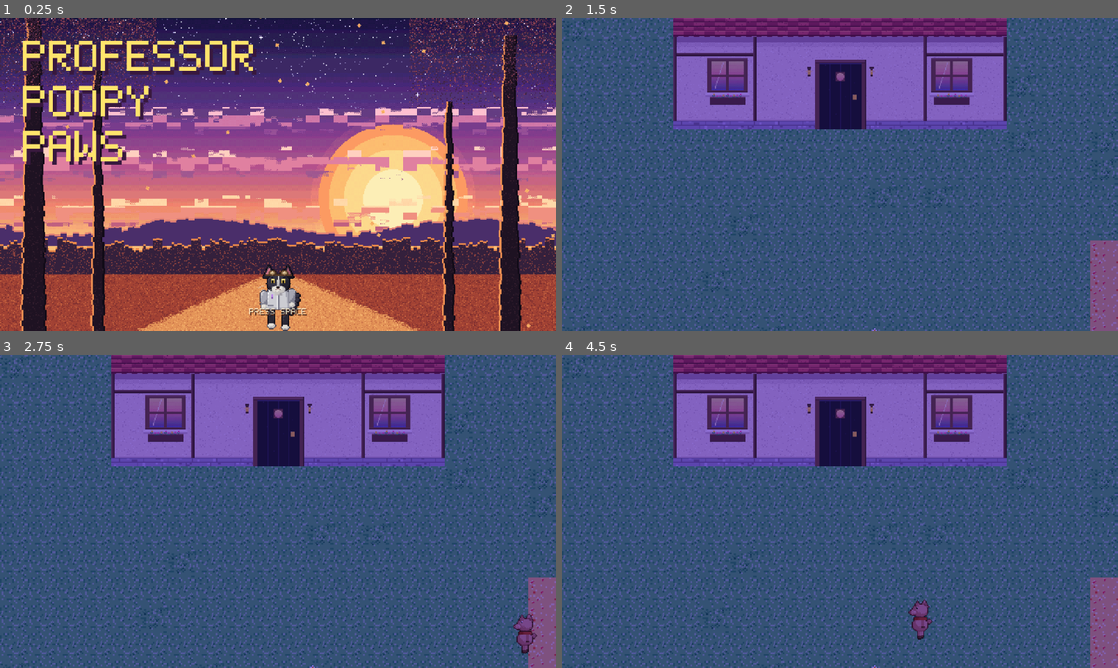
Above: before the commit, frames 1-4 (two rows, left to right).
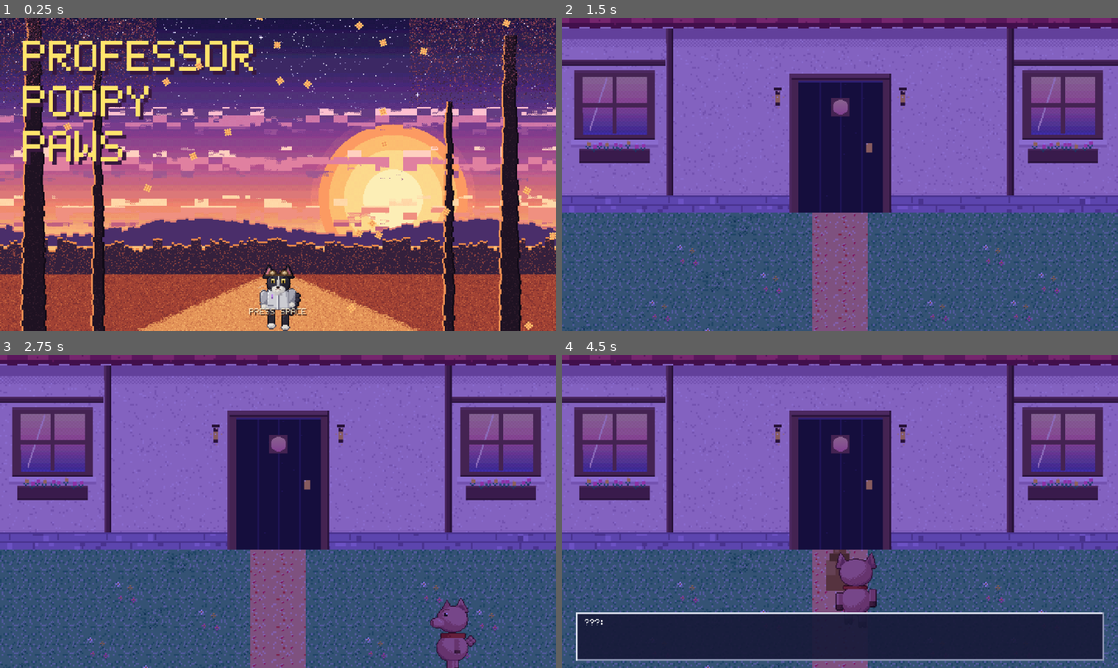
Above: after the commit, the same moments.

Repository: tcober/ProfessorPoopyPawsGodot
Game: Godot game, scene res://scene/title.tscn
Two runs of this game, one before a commit and one after it. Both use one fixed random seed, a clock stepped at 60 frames per second and the inputs below.
Inputs:
- Up to frame 1 (0.25 s): no input
- Up to frame 2 (1.5 s): tap Space at 0.5 s; hold D (move_right) 0.53-1.28 s; hold J (attack) 0.53-1.28 s; tap K (jump) at 0.77, 1.07 s; tap Enter (ui_accept) at 0.8, 1.35 s; hold S (move_down) from 1.28 s (still down)
- Up to frame 3 (2.75 s): tap K (jump) at 1.52, 1.82 s; tap J (attack) at 1.55 s; tap Enter (ui_accept) at 2, 2.3 s; release S (move_down) at 2.03 s; hold D (move_right) from 2.03 s (still down); hold J (attack) from 2.03 s (still down)
- Up to frame 4 (4.5 s): release D (move_right) at 2.78 s; release J (attack) at 2.78 s; hold W (move_up) 2.78-3.53 s; tap Enter (ui_accept) at 2.85, 3.8, 4.35 s; tap K (jump) at 3.02, 3.32, 3.77, 4.07 s; tap J (attack) at 3.05 s; hold J (attack) 3.53-4.28 s; hold A (move_left) from 3.53 s (still down)

The runs differ from the first frame. In frame 1, 0.5% of the frame differs, in the area x 11-100%, y 0-100%; in frame 2, 56%; in frame 3, 58%; in frame 4, 69%, in the area x 0-100%, y 0-100%.

Commit message:
Art restart phase 4: cutscene stages at 2x — props, Schweinler, bedroom, title
- _gen_schweinler_sprites.py re-authored at 96px on _artlib/_palette (ramps
  moved to _palette.SCHWEINLER with violet-nudged darks); frames regions x2.
- _gen_intro_art.py at 2x: house_front 768x256 (door-centered overflow
  framing), school_front 896x320, poop bag 192x64, paw print 24x24, hall
  tiles 64px, chalkboard 448x144 (scale-2 chalk), podium 104x120, audience
  cats 320x80.
- _gen_bedroom_art.py at 2x: room reframed closer (interior 96,24-543,335,
  floor split y=168), bed 112x160 frames, bird 48px, nightstand 52x68,
  clock close-up 192x208; bird perch now (476,126).
- _gen_title.py: leaf particle 10x10; poster composition unchanged.
- Re-blocked intro_house (house at door-bottom y=224, yard repainted 20x12
  at TILE 32, walk targets/speeds x2), intro_hall (wall band 160, podium/
  audience/prints re-staged), intro_bedroom (bed/nightstand/basil moved,
  clock tween scales halved), cutscene.gd walk 110 / hop 10 defaults.

Co-Authored-By: Claude Fable 5 <noreply@anthropic.com>

Diff:
--- a/entities/npcs/schweinler_frames.tres
+++ b/entities/npcs/schweinler_frames.tres
@@ -4,67 +4,67 @@
 
 [sub_resource type="AtlasTexture" id="b_0"]
 atlas = ExtResource("1_tex")
-region = Rect2(0, 0, 48, 48)
+region = Rect2(0, 0, 96, 96)
 
 [sub_resource type="AtlasTexture" id="b_1"]
 atlas = ExtResource("1_tex")
-region = Rect2(48, 0, 48, 48)
+region = Rect2(96, 0, 96, 96)
 
 [sub_resource type="AtlasTexture" id="b_2"]
 atlas = ExtResource("1_tex")
-region = Rect2(96, 0, 48, 48)
+region = Rect2(192, 0, 96, 96)
 
 [sub_resource type="AtlasTexture" id="b_3"]
 atlas = ExtResource("1_tex")
-region = Rect2(144, 0, 48, 48)
+region = Rect2(288, 0, 96, 96)
 
 [sub_resource type="AtlasTexture" id="b_4"]
 atlas = ExtResource("1_tex")
-region = Rect2(0, 48, 48, 48)
+region = Rect2(0, 96, 96, 96)
 
 [sub_resource type="AtlasTexture" id="b_5"]
 atlas = ExtResource("1_tex")
-region = Rect2(48, 48, 48, 48)
+region = Rect2(96, 96, 96, 96)
 
 [sub_resource type="AtlasTexture" id="b_6"]
 atlas = ExtResource("1_tex")
-region = Rect2(96, 48, 48, 48)
+region = Rect2(192, 96, 96, 96)
 
 [sub_resource type="AtlasTexture" id="b_7"]
 atlas = ExtResource("1_tex")
-region = Rect2(144, 48, 48, 48)
+region = Rect2(288, 96, 96, 96)
 
 [sub_resource type="AtlasTexture" id="b_8"]
 atlas = ExtResource("1_tex")
-region = Rect2(0, 96, 48, 48)
+region = Rect2(0, 192, 96, 96)
 
 [sub_resource type="AtlasTexture" id="b_9"]
 atlas = ExtResource("1_tex")
-region = Rect2(48, 96, 48, 48)
+region = Rect2(96, 192, 96, 96)
 
 [sub_resource type="AtlasTexture" id="b_10"]
 atlas = ExtResource("1_tex")
-region = Rect2(96, 96, 48, 48)
+region = Rect2(192, 192, 96, 96)
 
 [sub_resource type="AtlasTexture" id="b_11"]
 atlas = ExtResource("1_tex")
-region = Rect2(144, 96, 48, 48)
+region = Rect2(288, 192, 96, 96)
 
 [sub_resource type="AtlasTexture" id="b_12"]
 atlas = ExtResource("1_tex")
-region = Rect2(0, 144, 48, 48)
+region = Rect2(0, 288, 96, 96)
 
 [sub_resource type="AtlasTexture" id="b_13"]
 atlas = ExtResource("1_tex")
-region = Rect2(48, 144, 48, 48)
+region = Rect2(96, 288, 96, 96)
 
 [sub_resource type="AtlasTexture" id="b_14"]
 atlas = ExtResource("1_tex")
-region = Rect2(96, 144, 48, 48)
+region = Rect2(192, 288, 96, 96)
 
 [sub_resource type="AtlasTexture" id="b_15"]
 atlas = ExtResource("1_tex")
-region = Rect2(144, 144, 48, 48)
+region = Rect2(288, 288, 96, 96)
 
 [resource]
 animations = [{
--- a/scene/cutscene.gd
+++ b/scene/cutscene.gd
@@ -82,7 +82,7 @@
 
 
 ## Walk an AnimatedSprite2D actor to `to`, playing walk_* by direction, idling after.
-func walk(actor: AnimatedSprite2D, to: Vector2, speed: float = 55.0) -> void:
+func walk(actor: AnimatedSprite2D, to: Vector2, speed: float = 110.0) -> void:
 	var delta := to - actor.position
 	var suffix := "side"
 	if absf(delta.x) <= absf(delta.y):
@@ -96,7 +96,7 @@
 
 
 ## Quick vertical hop (surprise, laughter bounce...).
-func hop(actor: Node2D, height: float = 5.0, dur: float = 0.22) -> void:
+func hop(actor: Node2D, height: float = 10.0, dur: float = 0.22) -> void:
 	var tw := create_tween()
 	tw.tween_property(actor, "position:y", actor.position.y - height, dur * 0.5)
 	tw.tween_property(actor, "position:y", actor.position.y, dur * 0.5)
--- a/scene/intro_bedroom.gd
+++ b/scene/intro_bedroom.gd
@@ -3,7 +3,7 @@
 ## Opening scene, part 2 — morning in Basil's bedroom. A songbird lands on the
 ## windowsill and chirps him awake... at 8:57. The alarm never went off. Panic.
 
-const SILL := Vector2(418, 94)              # bird's perch on the windowsill
+const SILL := Vector2(476, 126)              # bird's perch on the windowsill
 
 @onready var bed: Sprite2D = $Bed           # frames: asleep A / asleep B / upright / empty
 @onready var bird: Sprite2D = $Bird         # frames: perched / chirp / flap
@@ -42,7 +42,7 @@
 	# bolt upright
 	_breathing = false
 	bed.frame = 2
-	await hop(bed, 3.0, 0.16)
+	await hop(bed, 6.0, 0.16)
 	await say("BASIL: THE CLOCK. WHERE'S THE CLOCK. CLOCK CLOCK CLOCK--")
 
 	# close-up: 8:57, the alarm hand still parked at 8
@@ -55,10 +55,10 @@
 	_fly_off()
 	bed.frame = 3
 	basil.visible = true
-	await hop(basil, 4.0, 0.16)
+	await hop(basil, 8.0, 0.16)
 	await say("BASIL: NO NO NO NO NO NO NO!!")
-	await walk(basil, Vector2(320, 292), 150)   # to the doormat
-	walk(basil, Vector2(320, 400), 180)         # out the door (fire-and-forget)
+	await walk(basil, Vector2(320, 276), 300)   # to the doormat
+	walk(basil, Vector2(320, 440), 360)         # out the door (fire-and-forget)
 	await fade_out(0.7)
 	finish()
 
@@ -95,10 +95,10 @@
 	clock_dim.visible = true
 	clock_face.visible = true
 	clock_dim.modulate.a = 0.0
-	clock_face.scale = Vector2(0.3, 0.3)
+	clock_face.scale = Vector2(0.15, 0.15)
 	var tw := create_tween().set_parallel()
 	tw.tween_property(clock_dim, "modulate:a", 1.0, 0.25)
-	tw.tween_property(clock_face, "scale", Vector2(2.5, 2.5), 0.3) \
+	tw.tween_property(clock_face, "scale", Vector2(1.25, 1.25), 0.3) \
 		.set_trans(Tween.TRANS_BACK).set_ease(Tween.EASE_OUT)
 	await tw.finished
 
@@ -106,7 +106,7 @@
 func _hide_clock() -> void:
 	var tw := create_tween().set_parallel()
 	tw.tween_property(clock_dim, "modulate:a", 0.0, 0.2)
-	tw.tween_property(clock_face, "scale", Vector2(0.3, 0.3), 0.2)
+	tw.tween_property(clock_face, "scale", Vector2(0.15, 0.15), 0.2)
 	await tw.finished
 	clock_dim.visible = false
 	clock_face.visible = false
--- a/scene/intro_bedroom.tscn
+++ b/scene/intro_bedroom.tscn
@@ -19,12 +19,12 @@
 texture = ExtResource("2_bg")
 
 [node name="Bed" type="Sprite2D" parent="."]
-position = Vector2(220, 160)
+position = Vector2(208, 232)
 texture = ExtResource("3_bed")
 hframes = 4
 
 [node name="Nightstand" type="Sprite2D" parent="."]
-position = Vector2(258, 136)
+position = Vector2(296, 196)
 texture = ExtResource("4_stand")
 
 [node name="Bird" type="Sprite2D" parent="."]
@@ -35,7 +35,7 @@
 
 [node name="Basil" type="AnimatedSprite2D" parent="."]
 visible = false
-position = Vector2(266, 190)
+position = Vector2(310, 262)
 sprite_frames = ExtResource("6_basil")
 animation = &"idle_down"
 autoplay = "idle_down"
--- a/scene/intro_hall.gd
+++ b/scene/intro_hall.gd
@@ -17,7 +17,7 @@
 	await wait(0.4)
 	await say("BASIL: AHEM. TH-THANK YOU. AS I WAS SAYING-- MAGIC IS NOT GONE. IT IS MERELY SLEEPING, AND--")
 	# Schweinler rises
-	await hop(schweinler, 6.0, 0.25)
+	await hop(schweinler, 12.0, 0.25)
 	schweinler.play("point_up")
 	await say("SCHWEINLER: HOLD ON!! WHAT'S THAT SMELL?!")
 	await say("BASIL: S-SCHWEINLER?!")
@@ -43,5 +43,5 @@
 func _crowd_laugh() -> void:
 	for cat in audience.get_children():
 		var tw := create_tween().set_loops(6)
-		tw.tween_property(cat, "position:y", cat.position.y - 2, 0.09)
+		tw.tween_property(cat, "position:y", cat.position.y - 4, 0.09)
 		tw.tween_property(cat, "position:y", cat.position.y, 0.09)
--- a/scene/intro_hall.tscn
+++ b/scene/intro_hall.tscn
@@ -24,97 +24,97 @@
 
 [node name="Wall" type="Sprite2D" parent="."]
 texture_repeat = 2
-position = Vector2(320, 48)
+position = Vector2(320, 80)
 texture = ExtResource("3_wall")
 region_enabled = true
-region_rect = Rect2(0, 0, 640, 96)
+region_rect = Rect2(0, 0, 640, 160)
 
 [node name="Chalkboard" type="Sprite2D" parent="."]
-position = Vector2(320, 52)
+position = Vector2(320, 80)
 texture = ExtResource("4_board")
 
 [node name="Print1" type="Sprite2D" parent="."]
-position = Vector2(324, 296)
+position = Vector2(328, 320)
 texture = ExtResource("9_print")
 
 [node name="Print2" type="Sprite2D" parent="."]
-position = Vector2(312, 256)
+position = Vector2(308, 282)
 texture = ExtResource("9_print")
 
 [node name="Print3" type="Sprite2D" parent="."]
-position = Vector2(326, 216)
+position = Vector2(330, 246)
 texture = ExtResource("9_print")
 
 [node name="Print4" type="Sprite2D" parent="."]
-position = Vector2(314, 176)
+position = Vector2(310, 214)
 texture = ExtResource("9_print")
 
 [node name="Print5" type="Sprite2D" parent="."]
-position = Vector2(322, 148)
+position = Vector2(324, 186)
 texture = ExtResource("9_print")
 
 [node name="Basil" type="AnimatedSprite2D" parent="."]
-position = Vector2(320, 110)
+position = Vector2(320, 158)
 sprite_frames = ExtResource("5_basil")
 animation = &"idle_down"
 autoplay = "idle_down"
 
 [node name="Podium" type="Sprite2D" parent="."]
-position = Vector2(320, 148)
+position = Vector2(320, 214)
 texture = ExtResource("6_podium")
 
 [node name="Audience" type="Node2D" parent="."]
 
 [node name="Cat1" type="Sprite2D" parent="Audience"]
-position = Vector2(140, 244)
+position = Vector2(120, 272)
 texture = ExtResource("7_cats")
 hframes = 4
 frame = 0
 
 [node name="Cat2" type="Sprite2D" parent="Audience"]
-position = Vector2(224, 252)
+position = Vector2(230, 282)
 texture = ExtResource("7_cats")
 hframes = 4
 frame = 2
 
 [node name="Cat3" type="Sprite2D" parent="Audience"]
-position = Vector2(412, 248)
+position = Vector2(410, 276)
 texture = ExtResource("7_cats")
 hframes = 4
 frame = 1
 
 [node name="Cat4" type="Sprite2D" parent="Audience"]
-position = Vector2(500, 242)
+position = Vector2(516, 268)
 texture = ExtResource("7_cats")
 hframes = 4
 frame = 3
 
 [node name="Cat5" type="Sprite2D" parent="Audience"]
-position = Vector2(112, 308)
+position = Vector2(88, 338)
 texture = ExtResource("7_cats")
 hframes = 4
 frame = 1
 
 [node name="Cat6" type="Sprite2D" parent="Audience"]
-position = Vector2(260, 316)
+position = Vector2(256, 348)
 texture = ExtResource("7_cats")
 hframes = 4
 frame = 3
 
 [node name="Cat7" type="Sprite2D" parent="Audience"]
-position = Vector2(448, 312)
+position = Vector2(444, 342)
 texture = ExtResource("7_cats")
 hframes = 4
 frame = 0
 
 [node name="Cat8" type="Sprite2D" parent="Audience"]
-position = Vector2(544, 304)
+position = Vector2(556, 332)
 texture = ExtResource("7_cats")
 hframes = 4
 frame = 2
 
 [node name="Schweinler" type="AnimatedSprite2D" parent="."]
-position = Vector2(336, 264)
+position = Vector2(348, 290)
 sprite_frames = ExtResource("8_pig")
 animation = &"idle_up"
 autoplay = "idle_up"
--- a/scene/intro_house.gd
+++ b/scene/intro_house.gd
@@ -36,13 +36,13 @@
 
 func _paint_yard() -> void:
 	var flowers: Array[Vector2i] = [
-		Vector2i(8, 14), Vector2i(30, 12), Vector2i(33, 20), Vector2i(6, 20),
-		Vector2i(14, 17), Vector2i(26, 18), Vector2i(11, 11), Vector2i(35, 15),
+		Vector2i(4, 8), Vector2i(15, 8), Vector2i(16, 10), Vector2i(3, 10),
+		Vector2i(7, 9), Vector2i(13, 10), Vector2i(5, 11), Vector2i(17, 9),
 	]
-	for y in 23:
-		for x in 40:
+	for y in 12:
+		for x in 20:
 			var coords := Vector2i(0, 0)                     # grass
-			if (x == 19 or x == 20) and y >= 8:
+			if (x == 9 or x == 10) and y >= 7:
 				coords = Vector2i(3, 0)                      # path from the door
 			elif flowers.has(Vector2i(x, y)):
 				coords = Vector2i(2, 0)                      # flowers
@@ -62,8 +62,8 @@
 func _play_night() -> void:
 	await fade_in(0.9)
 	await wait(0.4)
-	await walk(schweinler, Vector2(352, 300), 110)
-	await walk(schweinler, Vector2(340, 168), 85)
+	await walk(schweinler, Vector2(352, 312), 220)
+	await walk(schweinler, Vector2(338, 272), 170)
 	schweinler.play("idle_up")
 	await wait(0.4)
 	bag.visible = true
@@ -71,26 +71,26 @@
 	await say("???: HEHEHE. A LITTLE 'CONGRATULATIONS' FOR MR. YOUNGEST-PROFESSOR-EVER.")
 	schweinler.play("laugh_down")
 	await say("???: ENJOY YOUR BIG LECTURE TOMORROW, BASIL! OINK-HAHAHA!!")
-	await walk(schweinler, Vector2(352, 300), 120)
-	await walk(schweinler, Vector2(704, 330), 140)
+	await walk(schweinler, Vector2(352, 312), 240)
+	await walk(schweinler, Vector2(720, 344), 280)
 	await fade_out(0.9)
 
 
 func _play_morning() -> void:
 	await fade_in(0.5)
 	basil.visible = true                        # bursts into the doorway
-	await hop(basil, 3.0, 0.16)
+	await hop(basil, 6.0, 0.16)
 	await say("BASIL: THE LECTURE!!! I OVERSLEPT!!")
 	await say("BASIL: FIRST LECTURE AS A PROFESSOR AND I OVERSLEPT!!")
-	await walk(basil, Vector2(320, 162), 100)   # one step out -- right onto the bag
+	await walk(basil, Vector2(320, 214), 200)   # one step out -- right onto the bag
 	bag.frame = 2
-	await hop(basil, 4.0, 0.16)
+	await hop(basil, 8.0, 0.16)
 	await say("SQUELCH.")
 	await say("BASIL: ...I DON'T HAVE TIME TO THINK ABOUT WHAT THAT WAS.")
 	await say("BASIL: GOTTA GO GOTTA GO GOTTA GO!!")
 	_printing = true
 	_drop_prints()
-	await walk(basil, Vector2(320, 420), 170)
+	await walk(basil, Vector2(320, 480), 340)
 	_printing = false
 	await fade_out(0.8)
 
@@ -101,7 +101,7 @@
 	while _printing and is_instance_valid(basil):
 		var p := Sprite2D.new()
 		p.texture = PRINT_TEX
-		p.position = basil.position + Vector2(4 * side, 18)
+		p.position = basil.position + Vector2(8 * side, 36)
 		side = -side
 		prints.add_child(p)
 		await wait(0.09)
--- a/scene/intro_house.tscn
+++ b/scene/intro_house.tscn
@@ -20,23 +20,23 @@
 
 [node name="PoopBag" type="Sprite2D" parent="."]
 visible = false
-position = Vector2(320, 150)
+position = Vector2(320, 244)
 texture = ExtResource("3_bag")
 hframes = 3
 
 [node name="House" type="Sprite2D" parent="."]
-position = Vector2(320, 64)
+position = Vector2(320, 96)
 texture = ExtResource("5_house")
 
 [node name="Basil" type="AnimatedSprite2D" parent="."]
 visible = false
-position = Vector2(320, 122)
+position = Vector2(320, 192)
 sprite_frames = ExtResource("4_basil")
 animation = &"idle_down"
 autoplay = "idle_down"
 
 [node name="Schweinler" type="AnimatedSprite2D" parent="."]
-position = Vector2(704, 330)
+position = Vector2(720, 344)
 sprite_frames = ExtResource("6_pig")
 animation = &"idle_up"
 autoplay = "idle_up"
Binary file changed: assets/leaf.png
Binary file changed: assets/props/audience_cats.png
Binary file changed: assets/props/bed_basil.png
Binary file changed: assets/props/bedroom_bg.png
Binary file changed: assets/props/bird.png
Binary file changed: assets/props/chalkboard.png
Binary file changed: assets/props/clock_face.png
Binary file changed: assets/props/hall_floor.png
Binary file changed: assets/props/hall_wall.png
Binary file changed: assets/props/house_front.png
Binary file changed: assets/props/nightstand.png
Binary file changed: assets/props/paw_print.png
(and 9 more such lines)
